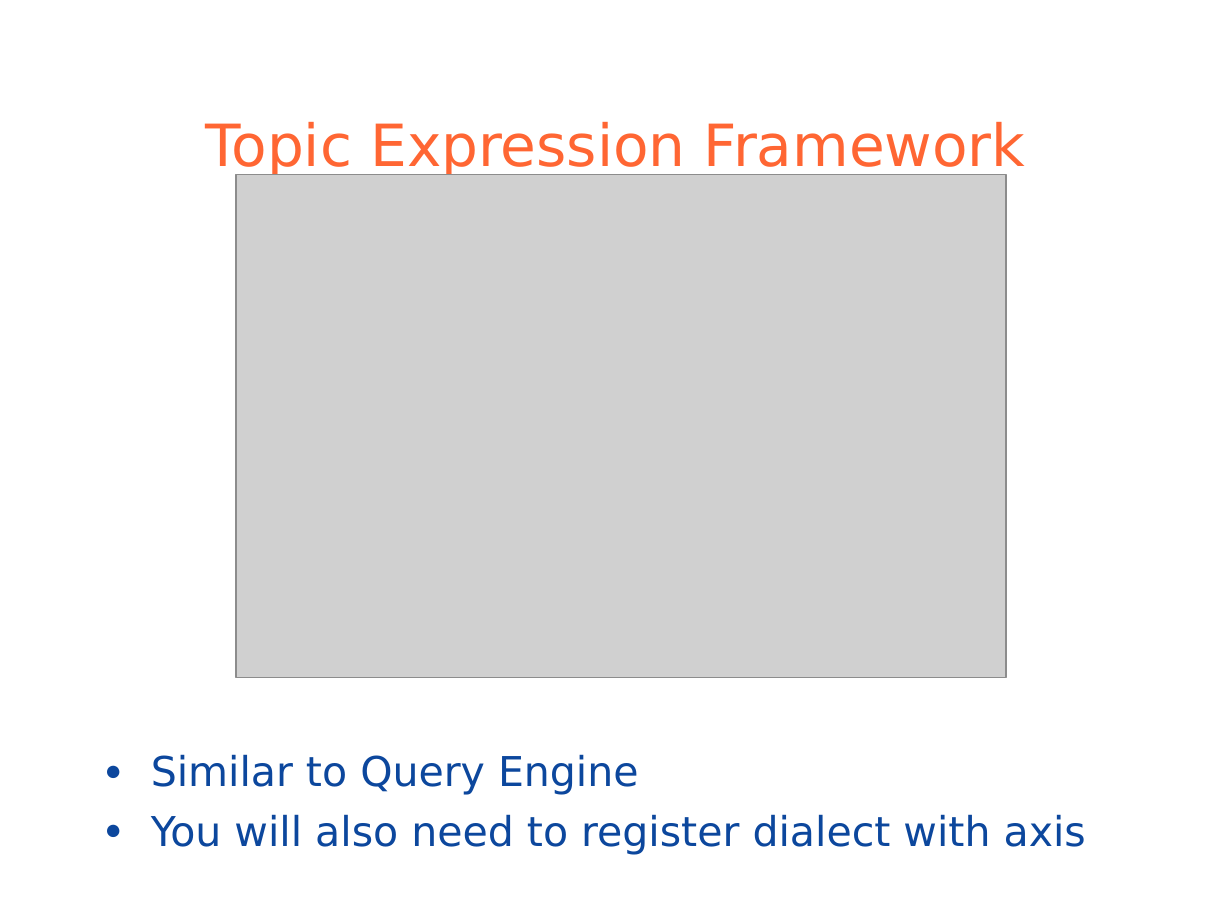
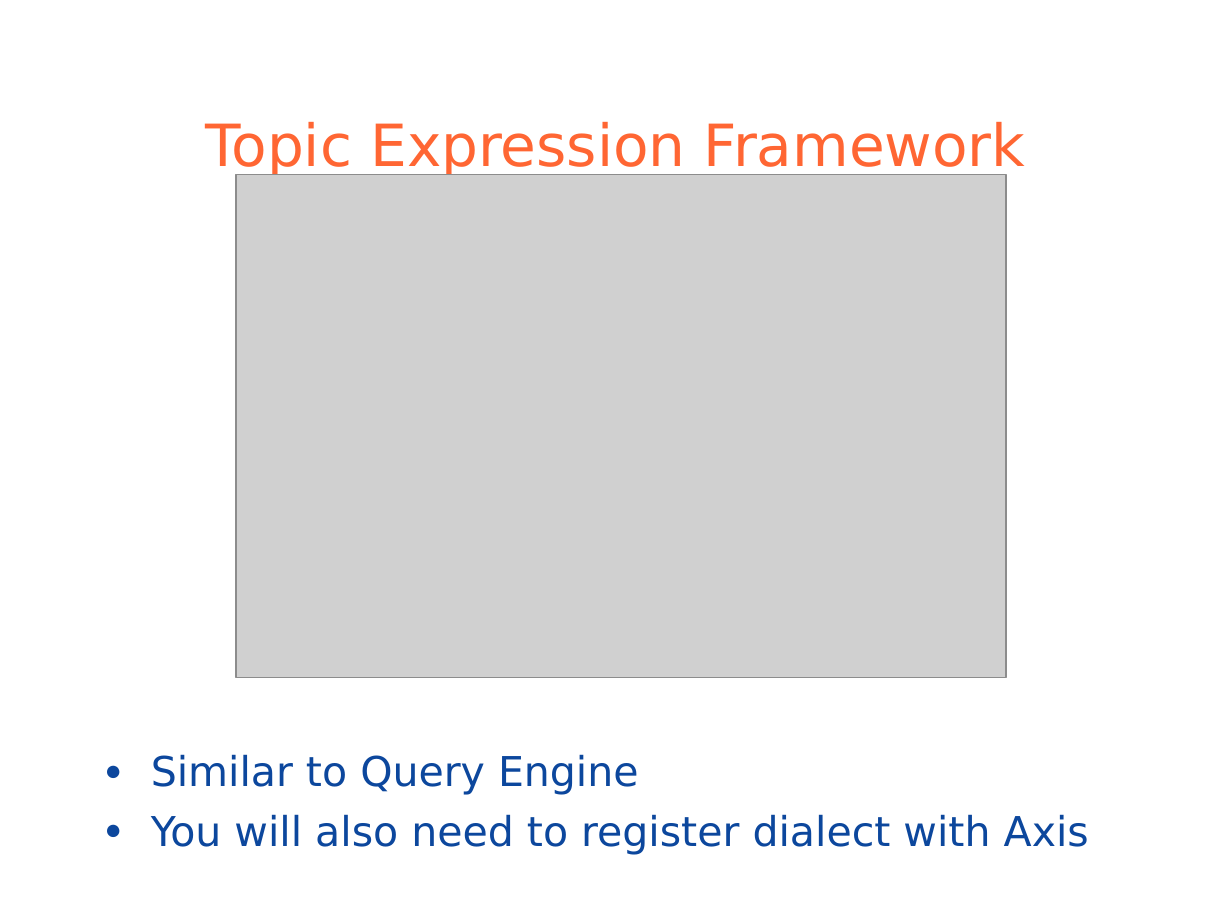
Before and after one commit to globus/globus-toolkit-documentation, a slide deck: slide 34 of toolkit/docs/development/wsrf/WSRFTutorial.ppt. Drawn at 1232x924 pixels with LibreOffice and Linux fonts; fonts in the diff are those of the drawing; grey boxes stand for pictures; background and template pictures are left out. Boxes give left, top, right and bottom in pixels: in the first picture for what was removed or moved away, otherwise in the second. Text is boxed around its words. In the diff, an @@ line names an element or a change of style, - is before the commit and + after.

```diff
--- a/toolkit/docs/development/wsrf/WSRFTutorial.ppt
+++ b/toolkit/docs/development/wsrf/WSRFTutorial.ppt
@@ text at (x1=151, y1=814, x2=1089, y2=855): text changed @@
-● You will also need to register dialect with axis
+● You will also need to register dialect with Axis
```
Also in this commit, not shown: 12 other slides changed.
